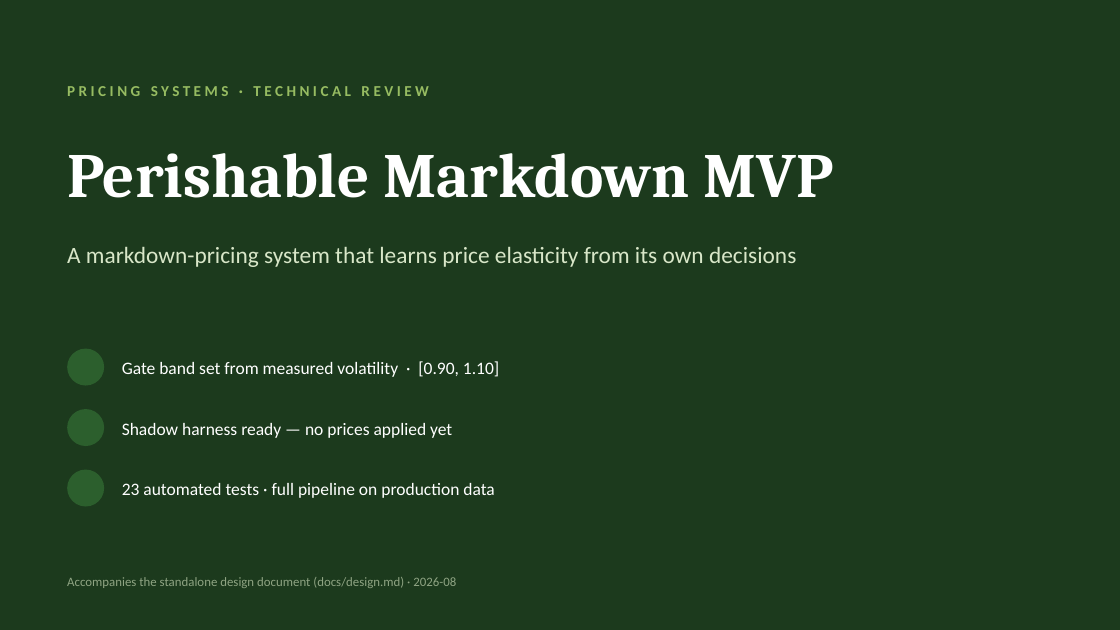
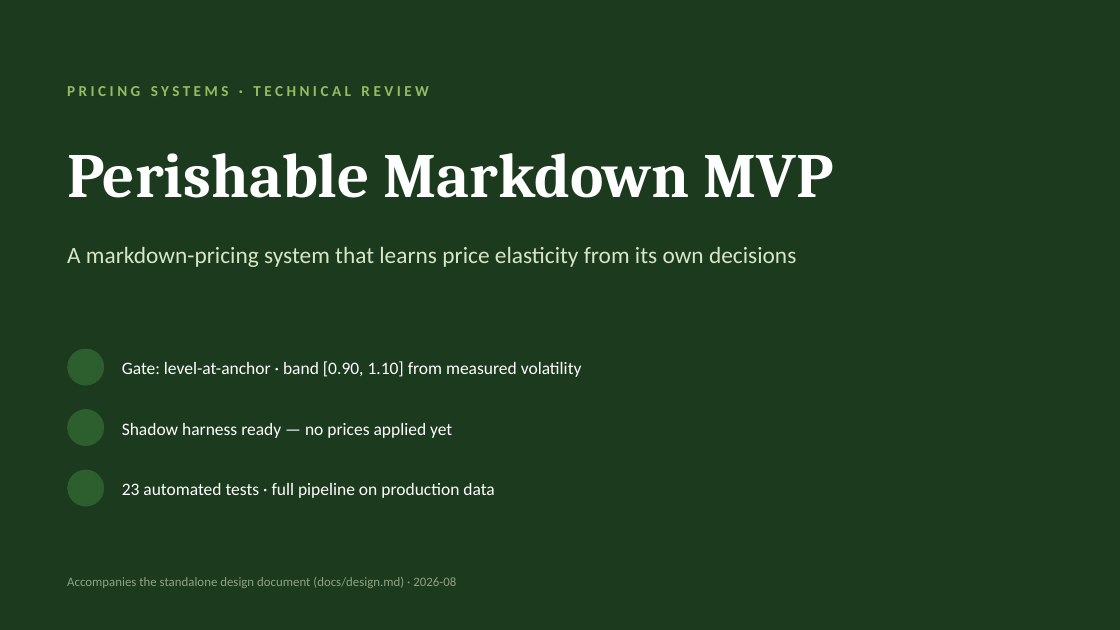
Before and after one commit to Kamalyunus/fresh-markdown, a slide deck: slide 1 of docs/perishable_markdown_tech_deck.pptx. Drawn at 1120x630 pixels with LibreOffice and Linux fonts; fonts in the diff are those of the drawing; background and template pictures are left out. Boxes give left, top, right and bottom in pixels: in the first picture for what was removed or moved away, otherwise in the second. Text is boxed around its words. In the diff, an @@ line names an element or a change of style, - is before the commit and + after.

```diff
--- a/docs/perishable_markdown_tech_deck.pptx
+++ b/docs/perishable_markdown_tech_deck.pptx
@@ text at (122, 361, 582, 377): text changed @@
-Gate band set from measured volatility · [0.90, 1.10]
+Gate: level-at-anchor · band [0.90, 1.10] from measured volatility
```
Also in this commit, not shown: 1 other slide changed, 3 other files.
